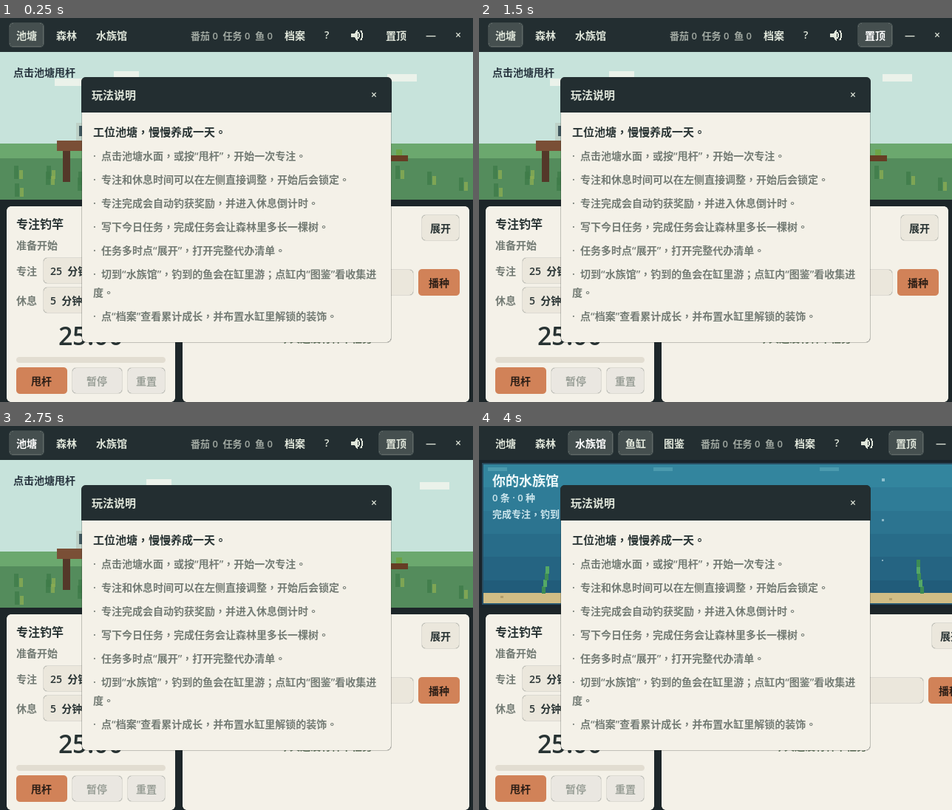
Above: before the commit, frames 1-4 (two rows, left to right).
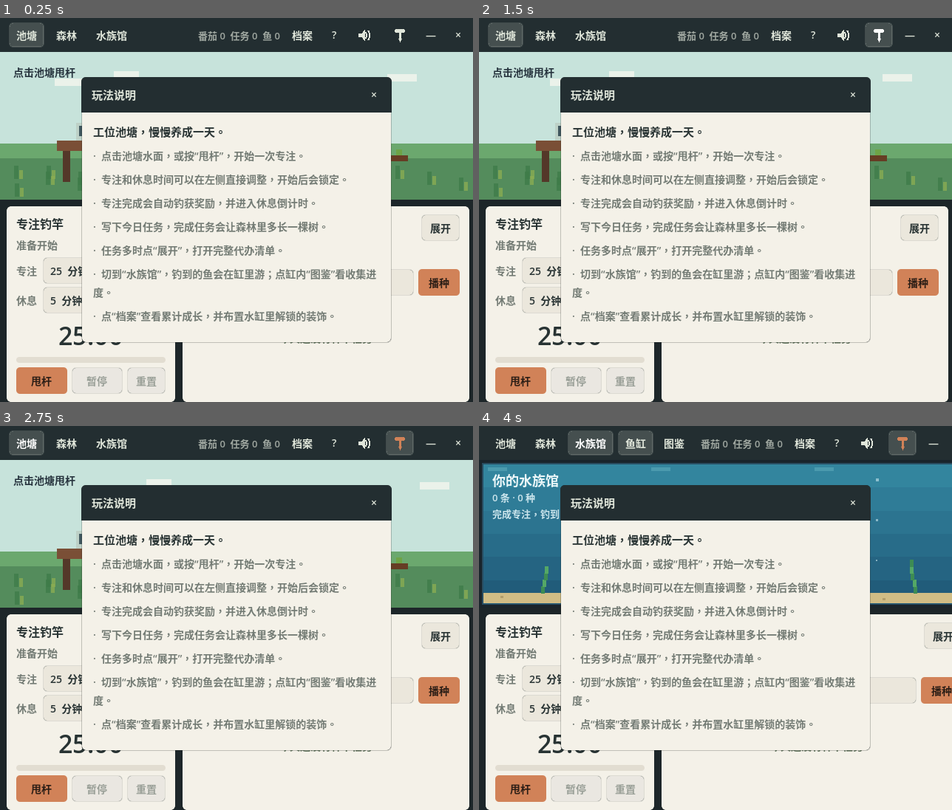
Above: after the commit, the same moments.

Repository: Mr-Salticidae/desk-pond
Game: Godot game, scene res://scenes/Main.tscn
Two runs of this game, one before a commit and one after it. Both use one fixed random seed, a clock stepped at 60 frames per second and the inputs below.
Inputs (mouse positions are in pixels of both pictures, inside the frame that each line leads up to; where the layout moved, square brackets give the same spot in the first picture):
- Up to frame 1 (0.25 s): no input
- Up to frame 2 (1.5 s): click (781, 282) at 0.52 s; type "12" at 0.6 s; click (881, 33) [876, 33] at 1.25 s
- Up to frame 3 (2.75 s): click "池塘" at 2 s
- Up to frame 4 (4 s): click "森林" at 2.75 s; click "水族馆" at 3.5 s

The runs differ from the first frame. In frame 1, 0.6% of the frame differs, in the area x 40-86%, y 2-7%; in frame 2, 0.7%; in frame 3, 0.7%; in frame 4, 0.7%, in the area x 13-100%, y 1-85%.

Commit message:
顶栏置顶按钮改用图钉图标，颜色区分是否置顶
- 「置顶」由文字改为像素图钉图标，风格与喇叭图标一致。
- 未置顶=浅色（与其它顶栏图标同色），已置顶=陶土暖色点亮，用颜色区分状态。

Co-Authored-By: Claude Opus 4.8 <noreply@anthropic.com>

Diff:
--- a/scripts/main.gd
+++ b/scripts/main.gd
@@ -8,6 +8,7 @@
 const TaskPanelScene = preload("res://scenes/TaskPanel.tscn")
 const ICON_SPEAKER_ON := preload("res://assets/speaker_on.png")
 const ICON_SPEAKER_OFF := preload("res://assets/speaker_off.png")
+const ICON_PIN := preload("res://assets/pin.png")
 
 var save_manager: SaveManager
 var fishing_manager: FishingManager
@@ -144,12 +145,14 @@
 	top_bar.add_child(mute_button)
 
 	always_on_top_button = Button.new()
-	always_on_top_button.text = "置顶"
 	always_on_top_button.toggle_mode = true
 	always_on_top_button.focus_mode = Control.FOCUS_NONE
 	always_on_top_button.tooltip_text = "窗口置顶"
 	UITheme.style_chrome(always_on_top_button)
-	always_on_top_button.set_pressed_no_signal(bool(save_data["settings"].get("always_on_top", false)))
+	always_on_top_button.icon = ICON_PIN
+	var start_pinned := bool(save_data["settings"].get("always_on_top", false))
+	always_on_top_button.set_pressed_no_signal(start_pinned)
+	_update_pin_color(start_pinned)
 	always_on_top_button.toggled.connect(_on_always_on_top_toggled)
 	top_bar.add_child(always_on_top_button)
 
@@ -388,9 +391,19 @@
 		mute_button.icon = ICON_SPEAKER_OFF if muted else ICON_SPEAKER_ON
 
 func _on_always_on_top_toggled(enabled: bool) -> void:
+	_update_pin_color(enabled)
 	save_data["settings"]["always_on_top"] = enabled
 	_apply_window_settings()
 	_save_now()
+
+# 置顶用颜色区分：未置顶=浅色（与其它图标一致），已置顶=陶土暖色（点亮）
+func _update_pin_color(pinned: bool) -> void:
+	if always_on_top_button == null:
+		return
+	var col := UITheme.ACCENT if pinned else UITheme.INK_ON_CHROME
+	always_on_top_button.add_theme_color_override("icon_normal_color", col)
+	always_on_top_button.add_theme_color_override("icon_hover_color", col)
+	always_on_top_button.add_theme_color_override("icon_pressed_color", col)
 
 func _apply_window_settings() -> void:
 	get_window().always_on_top = bool(save_data["settings"].get("always_on_top", false))
Binary file added: assets/pin.png
